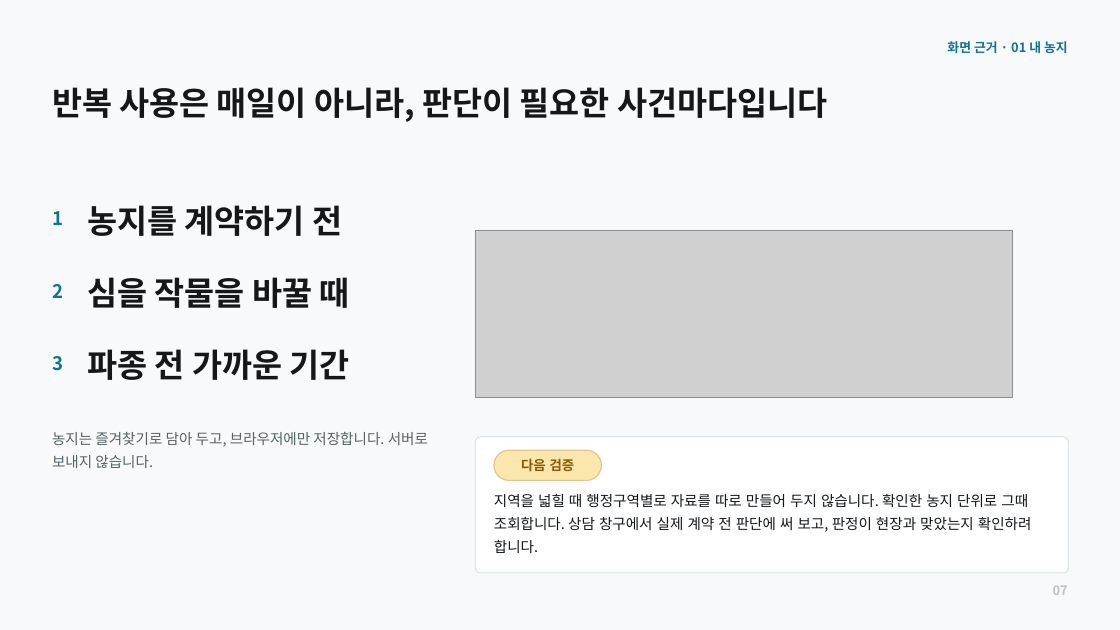
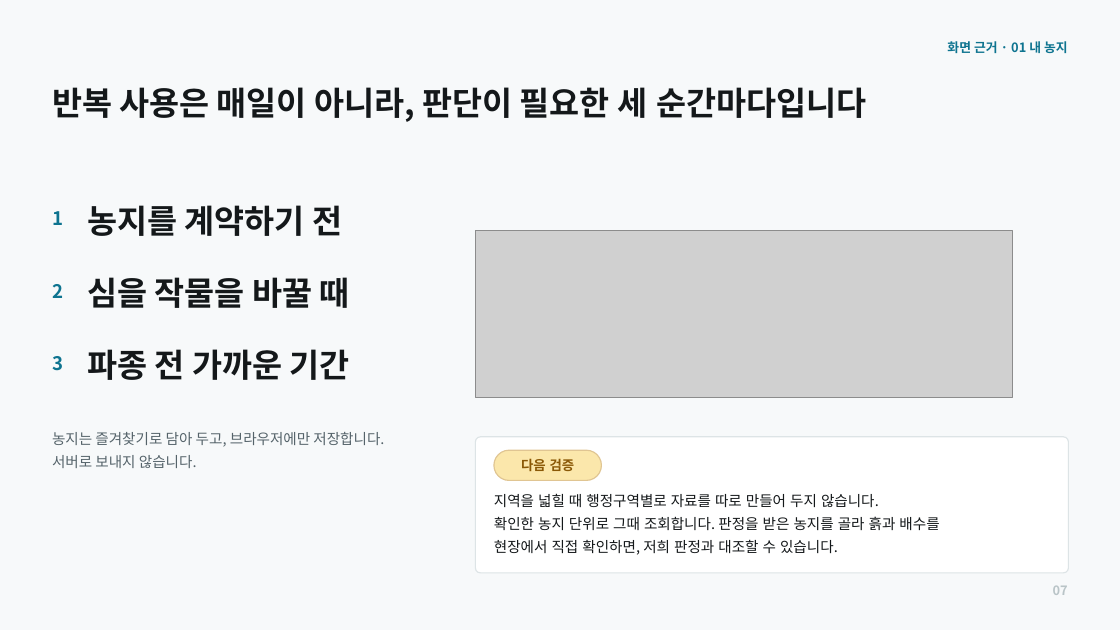
Before and after one commit to kzming2007/batboda, a slide deck: slide 7 of 발표/20260805_밭보다_본선발표_v8.pptx. Drawn at 1120x630 pixels with LibreOffice and Linux fonts; fonts in the diff are those of the drawing; grey boxes stand for pictures. Boxes give left, top, right and bottom in pixels: in the first picture for what was removed or moved away, otherwise in the second. Text is boxed around its words. In the diff, an @@ line names an element or a change of style, - is before the commit and + after.

```diff
--- a/발표/20260805_밭보다_본선발표_v8.pptx
+++ b/발표/20260805_밭보다_본선발표_v8.pptx
@@ text at (52,87,866,122): text changed @@
-반복 사용은 매일이 아니라, 판단이 필요한 사건마다입니다
+반복 사용은 매일이 아니라, 판단이 필요한 세 순간마다입니다
@@ text at (52,432,384,468): text changed @@
-농지는 즐겨찾기로 담아 두고, 브라우저에만 저장합니다. 서버로 보내지 않습니다.
+농지는 즐겨찾기로 담아 두고, 브라우저에만 저장합니다.
+서버로 보내지 않습니다.
@@ text at (494,493,939,555): text changed @@
-지역을 넓힐 때 행정구역별로 자료를 따로 만들어 두지 않습니다. 확인한 농지 단위로 그때 조회합니다. 상담 창구에서 실제 계약 전 판단에 써 보고, 판정이 현장과 맞았는지 확인하려 합니다.
+지역을 넓힐 때 행정구역별로 자료를 따로 만들어 두지 않습니다.
+확인한 농지 단위로 그때 조회합니다. 판정을 받은 농지를 골라 흙과 배수를
+현장에서 직접 확인하면, 저희 판정과 대조할 수 있습니다.
```
Also in this commit, not shown: 1 other slide changed, 3 other files.
